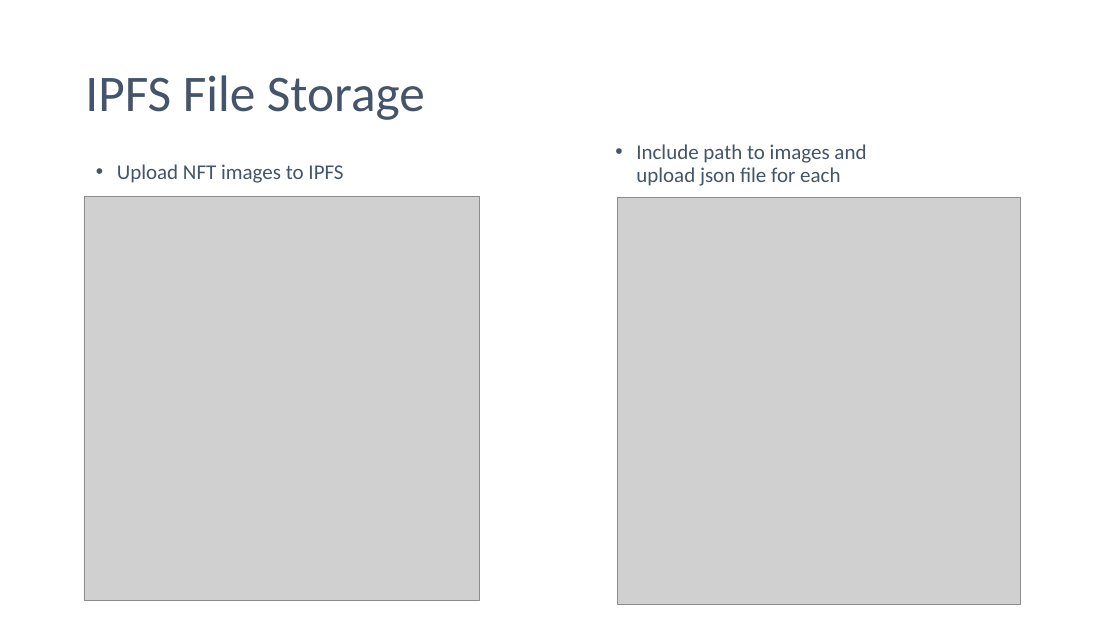
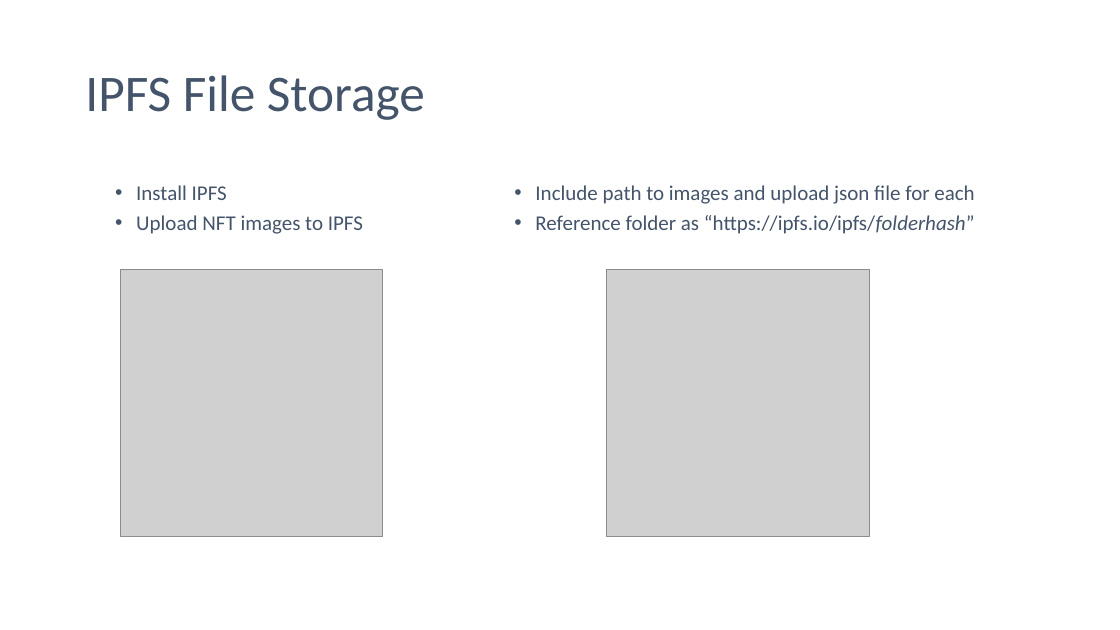
Before and after one commit to shunae95/FinalProject_CS646, a slide deck: slide 4 of CS646_Group2_Ethereum_Project.pptx. Drawn at 1120x630 pixels with LibreOffice and Linux fonts; fonts in the diff are those of the drawing; grey boxes stand for pictures. Boxes give left, top, right and bottom in pixels: in the first picture for what was removed or moved away, otherwise in the second. Text is boxed around its words. In the diff, an @@ line names an element or a change of style, - is before the commit and + after.

Commit message:
updating ppt

```diff
--- a/CS646_Group2_Ethereum_Project.pptx
+++ b/CS646_Group2_Ethereum_Project.pptx
@@ text "Install IPFS": place and size @@
-text "Install IPFS" at [117,164,343,183]
+text "Install IPFS" at [136,185,363,234]
@@ text "Include path to images and ...": place and size @@
-text "Include path to images and ..." at [636,144,866,186]
+text "Include path to images and ..." at [535,185,975,234]
@@ text at [136,185,227,200]: paragraph added @@
+• Install IPFS
@@ text at [535,215,975,234]: paragraph added @@
+• Reference folder as “https://ipfs.io/ipfs/folderhash”
@@ picture: place and size @@
-picture at [84,197,480,601]
+picture at [121,270,382,536]
@@ picture: place and size @@
-picture at [618,198,1020,605]
+picture at [607,270,870,536]
```
Also in this commit, not shown: 1 other slide changed, 1 slide added.
